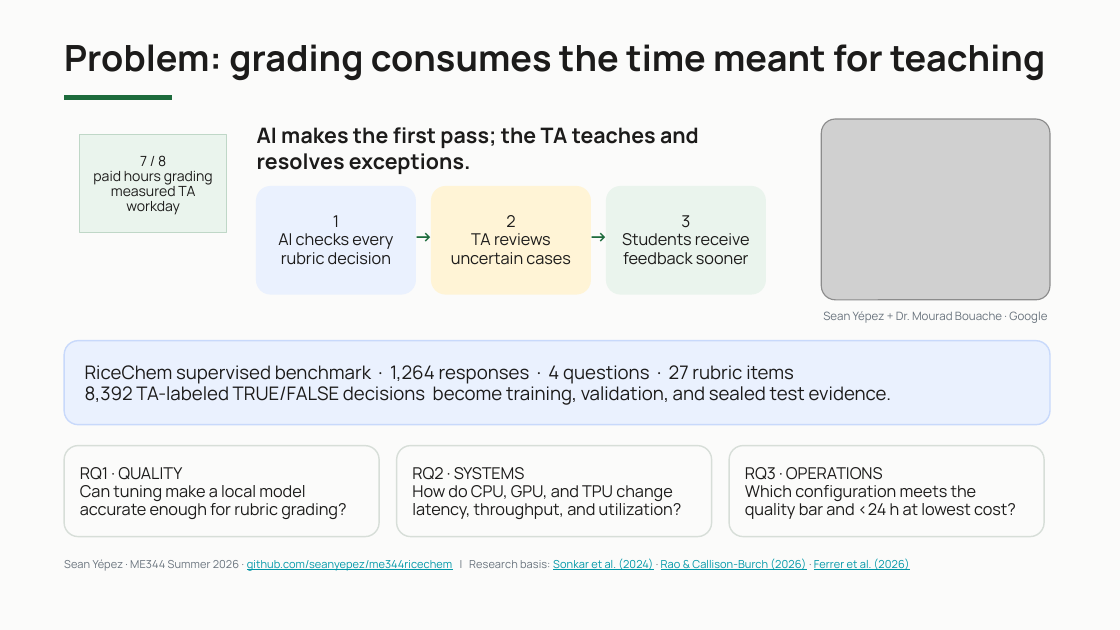
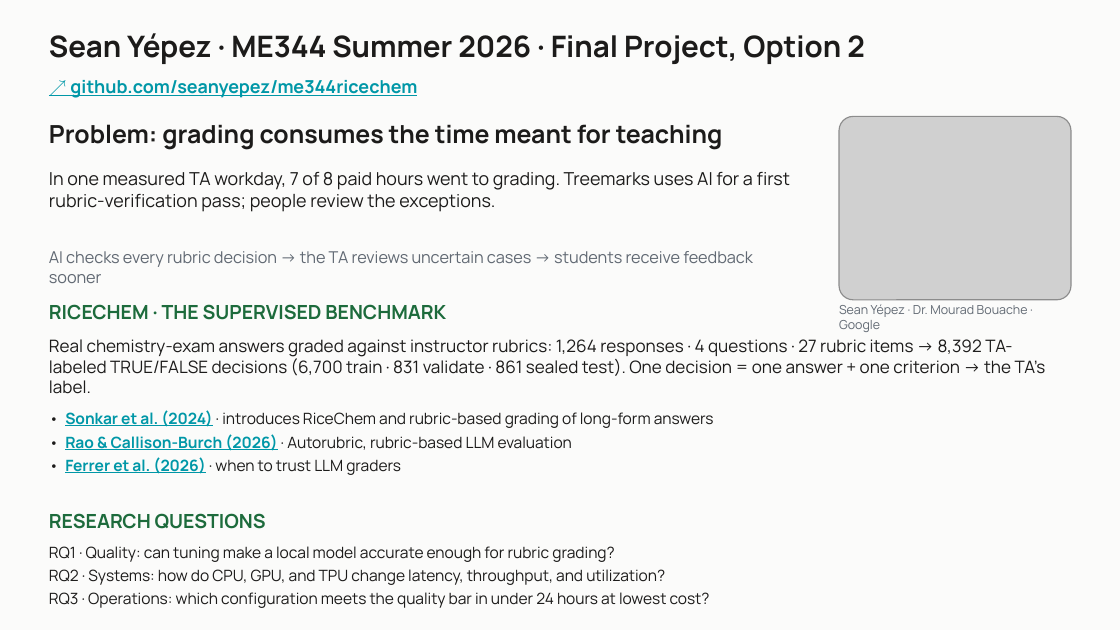
Before and after one commit to seanyepez/me344ricechem, a slide deck: slide 1 of slides/ME344_RiceChem_Option2_5_Slides.pptx. Drawn at 1120x630 pixels with LibreOffice and Linux fonts; fonts in the diff are those of the drawing; grey boxes stand for pictures. Boxes give left, top, right and bottom in pixels: in the first picture for what was removed or moved away, otherwise in the second. Text is boxed around its words. In the diff, an @@ line names an element or a change of style, - is before the commit and + after.

Commit message:
Slide 1 rebuilt: title identity, linked references, plain-language problem and research questions

```diff
--- a/slides/ME344_RiceChem_Option2_5_Slides.pptx
+++ b/slides/ME344_RiceChem_Option2_5_Slides.pptx
@@ text added at box(49, 33, 865, 64), 19 pt, text #1C1B1A, bold @@
+Sean Yépez · ME344 Summer 2026 · Final Project, Option 2
@@ text added at box(70, 80, 417, 98), 11.5 pt, text #0097A7, bold, underline @@
+↗ github.com/seanyepez/me344ricechem
@@ text "Problem: grading consumes the time ...": place and size @@
-text "Problem: grading consumes the time ..." at box(64, 44, 1045, 81)
+text "Problem: grading consumes the time ..." at box(49, 124, 723, 150)
@@ text "Problem: grading consumes the time ..." at box(49, 124, 723, 150): size 23.2 to 16 pt; more space between paragraphs; vertical alignment middle to top @@
@@ rectangle removed at box(64, 95, 171, 99) @@
@@ picture: place and size @@
-picture at box(821, 119, 1049, 299)
+picture at box(839, 116, 1071, 300)
@@ rectangle removed at box(80, 134, 226, 233) @@
-7 / 8
-paid hours grading
-measured TA workday
@@ text removed at box(257, 127, 699, 174) @@
-AI makes the first pass; the TA teaches and resolves exceptions.
@@ text added at box(49, 172, 790, 212), 11.5 pt, text #1C1B1A @@
+In one measured TA workday, 7 of 8 paid hours went to grading. Treemarks uses AI for a first rubric-verification pass; people review the exceptions.
@@ rounded rectangle removed at box(256, 187, 416, 295) @@
-1
-AI checks every rubric decision
@@ rounded rectangle removed at box(431, 187, 590, 295) @@
-2
-TA reviews uncertain cases
@@ rounded rectangle removed at box(607, 187, 766, 295) @@
-3
-Students receive feedback sooner
@@ text removed at box(414, 216, 433, 255) @@
-→
@@ text removed at box(589, 216, 608, 255) @@
-→
@@ text added at box(49, 251, 753, 283), 10.5 pt, text #616973 @@
+AI checks every rubric decision → the TA reviews uncertain cases → students receive feedback sooner
@@ text added at box(49, 304, 446, 320), 12.5 pt, text #1D6B3C, bold @@
+RICECHEM · THE SUPERVISED BENCHMARK
@@ text at box(839, 304, 1028, 332): text changed; size 7.4 to 8 pt; text colour #69737D to #616973 @@
-Sean Yépez + Dr. Mourad Bouache · Google
+Sean Yépez · Dr. Mourad Bouache · Google
@@ text "Sean Yépez · Dr. Mourad ..." at box(839, 304, 1028, 332): vertical alignment middle to top @@
@@ text at box(49, 339, 1046, 394): text changed; size 12 to 11 pt @@
-RiceChem supervised benchmark · 1,264 responses · 4 questions · 27 rubric items
-8,392 TA-labeled TRUE/FALSE decisions become training, validation, and sealed test evidence.
+Real chemistry-exam answers graded against instructor rubrics: 1,264 responses · 4 questions · 27 rubric items → 8,392 TA-labeled TRUE/FALSE decisions (6,700 train · 831 validate · 861 sealed test). One decision = one answer + one criterion → the TA's label.
@@ text "Real chemistry-exam answers graded against ...": place and size @@
-text "Real chemistry-exam answers graded against ..." at box(64, 340, 1049, 424)
+text "Real chemistry-exam answers graded against ..." at box(49, 339, 1046, 394)
@@ text "Real chemistry-exam answers graded against ..." at box(49, 339, 1046, 394): vertical alignment middle to top; fill #EAF1FE to none; outline #C8D9FB 0.9 pt to none @@
@@ text added at box(65, 410, 714, 475), 10 pt, text #1C1B1A @@
+• Sonkar et al. (2024) · introduces RiceChem and rubric-based grading of long-form answers
+• Rao & Callison-Burch (2026) · Autorubric, rubric-based LLM evaluation
+• Ferrer et al. (2026) · when to trust LLM graders
@@ rounded rectangle removed at box(64, 446, 379, 536) @@
-RQ1 · QUALITY
-Can tuning make a local model accurate enough for rubric grading?
@@ rounded rectangle removed at box(396, 446, 711, 536) @@
-RQ2 · SYSTEMS
-How do CPU, GPU, and TPU change latency, throughput, and utilization?
@@ rounded rectangle removed at box(729, 446, 1044, 536) @@
-RQ3 · OPERATIONS
-Which configuration meets the quality bar and <24 h at lowest cost?
@@ text added at box(49, 513, 266, 529), 12.5 pt, text #1D6B3C, bold @@
+RESEARCH QUESTIONS
@@ text added at box(49, 546, 710, 608), 10 pt, text #1C1B1A @@
+RQ1 · Quality: can tuning make a local model accurate enough for rubric grading?
+RQ2 · Systems: how do CPU, GPU, and TPU change latency, throughput, and utilization?
+RQ3 · Operations: which configuration meets the quality bar in under 24 hours at lowest cost?
@@ text removed at box(64, 558, 910, 571) @@
-Sean Yépez · ME344 Summer 2026 · github.com/seanyepez/me344ricechem | Research basis: Sonkar et al. (2024) · Rao & Callison-Burch (2026) · Ferrer et al. (2026)
```
Also in this commit, not shown: 6 other files.
